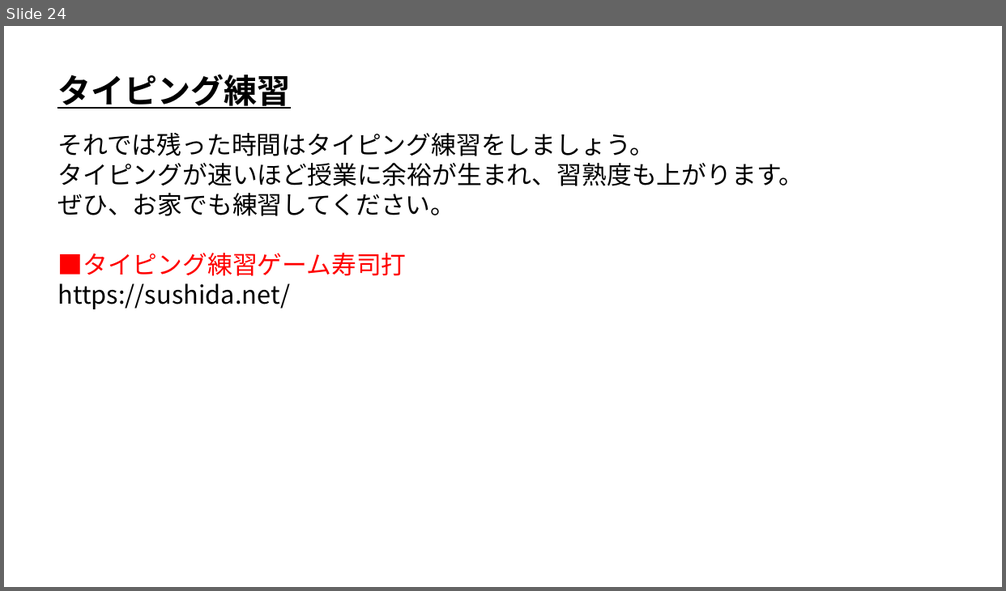
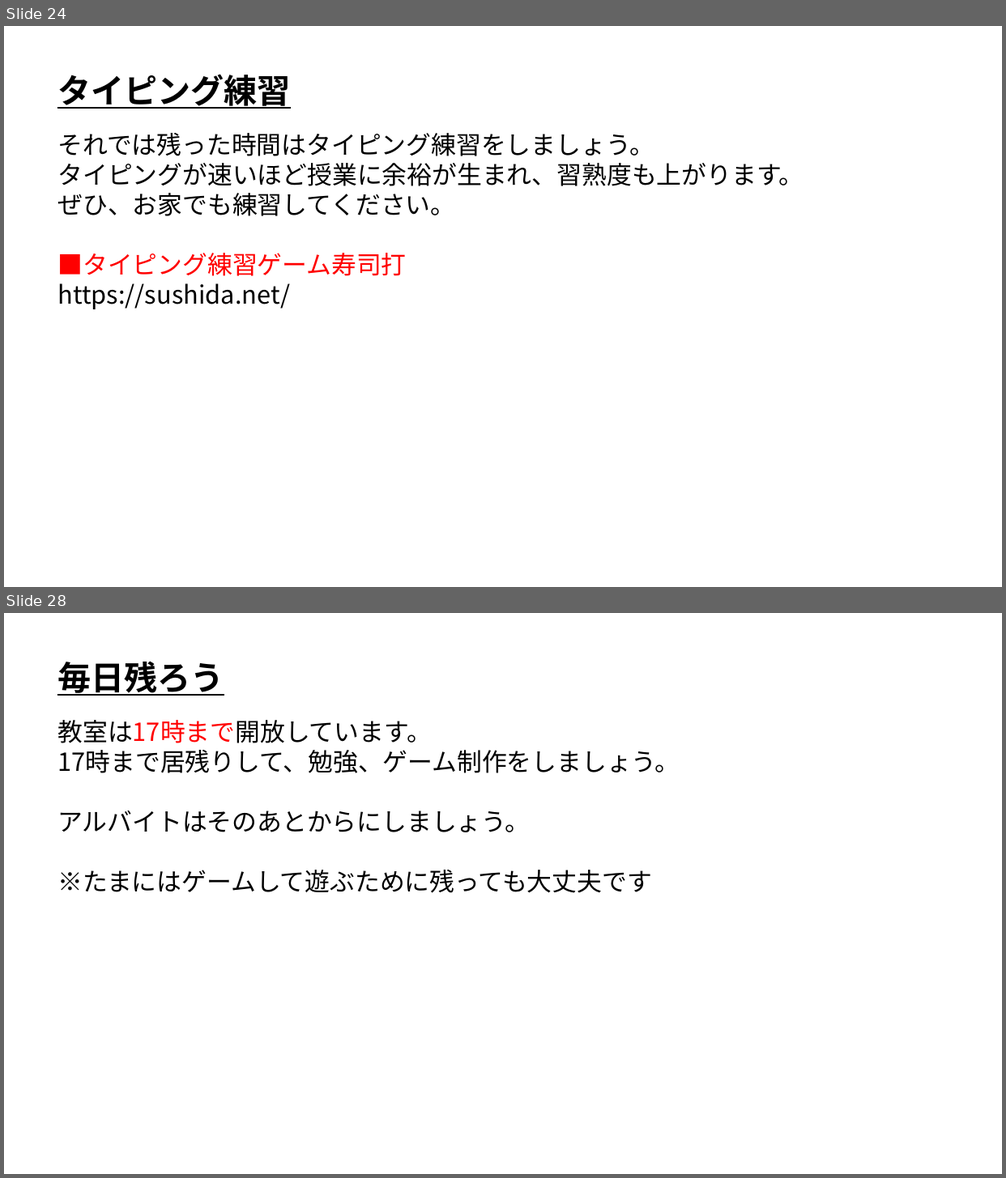
Before and after one commit to ArakiYusuke-Ohara/Textbook, a slide deck: その他/新入生ガイダンス/00_はじめに.pptx. Shown one above the other, each under a label of ours: slide 24 before the commit, slides 24 and 28 after it; the slides between them are not shown. The pictures are 1006x591 and 1006x1178 pixels, drawn with LibreOffice and Linux fonts; fonts in the diff are those of the drawing. Boxes give left, top, right and bottom in pixels: in the first picture for what was removed or moved away, otherwise in the second. Text is boxed around its words. In the diff, an @@ line names an element or a change of style, - is before the commit and + after.

Commit message:
はじめにを修正

```diff
--- a/その他/新入生ガイダンス/00_はじめに.pptx
+++ b/その他/新入生ガイダンス/00_はじめに.pptx
@@ slide 28 added at box(4, 613, 1002, 1174), background #FFFFFF @@
@@ text added at box(57, 661, 224, 696), 32 pt, text #000000, bold, underline @@
+毎日残ろう
@@ text added at box(57, 720, 680, 893), 24 pt, text #000000 @@
+教室は17時まで開放しています。
+17時まで居残りして、勉強、ゲーム制作をしましょう。
+アルバイトはそのあとからにしましょう。
+※たまにはゲームして遊ぶために残っても大丈夫です
```
Also in this commit, not shown: 2 slides changed, 5 other slides added.
